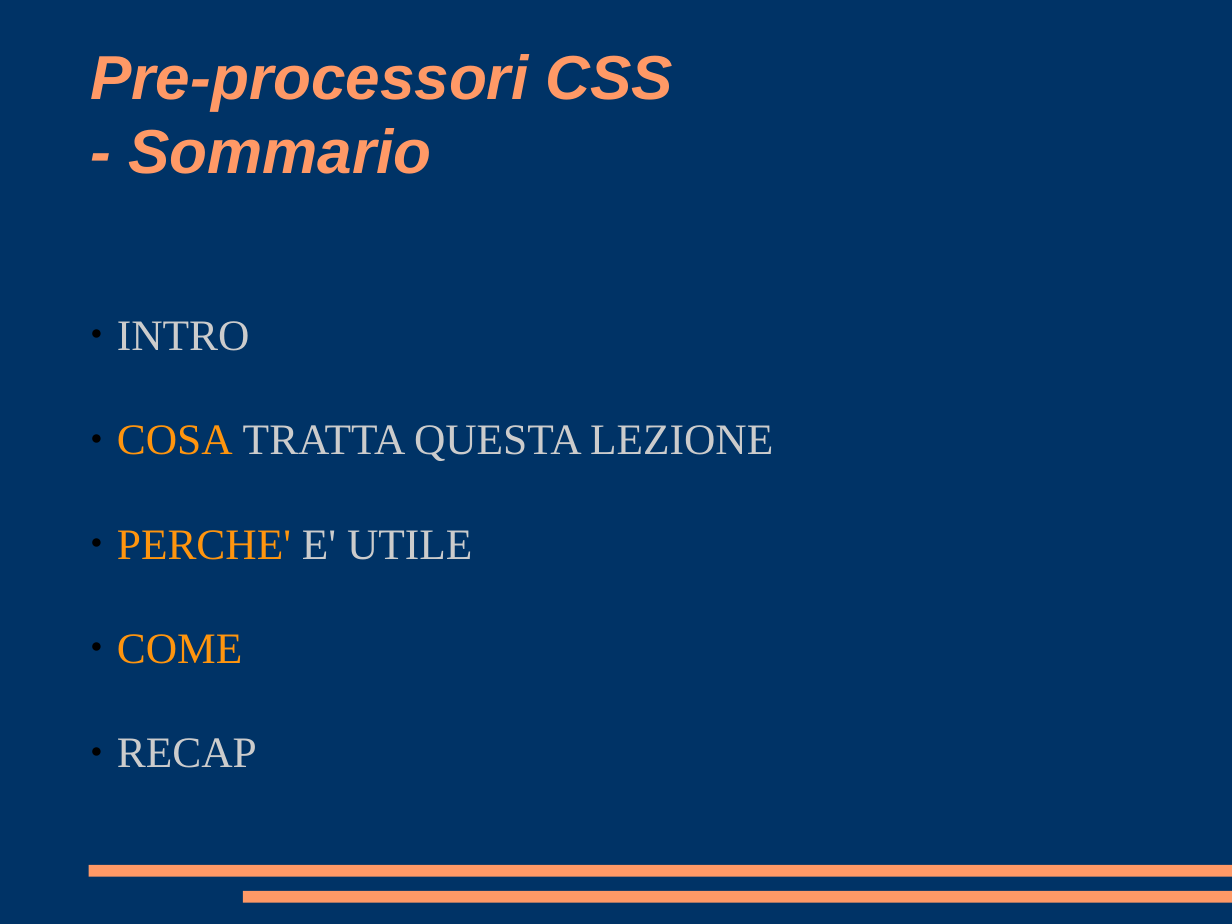
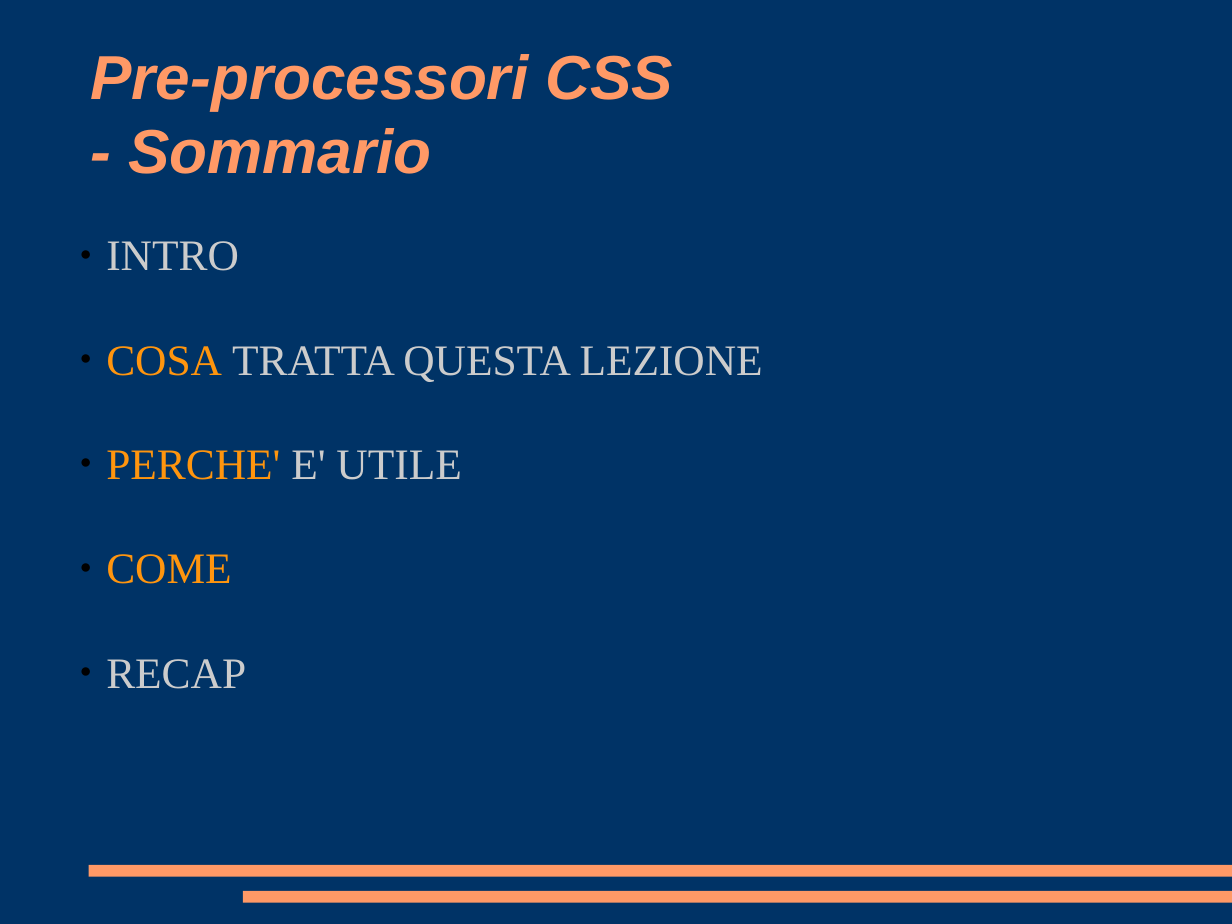
Before and after one commit to pimoGit/boolean-careers-test, a slide deck: slide 2 of video-lezione/presentazione.odp. Drawn at 1232x924 pixels with LibreOffice and Linux fonts; fonts in the diff are those of the drawing. Boxes give left, top, right and bottom in pixels: in the first picture for what was removed or moved away, otherwise in the second. Text is boxed around its words. In the diff, an @@ line names an element or a change of style, - is before the commit and + after.

```diff
--- a/video-lezione/presentazione.odp
+++ b/video-lezione/presentazione.odp
@@ subtitle "INTRO": place and size @@
-subtitle "INTRO" at [117, 321, 773, 768]
+subtitle "INTRO" at [106, 241, 763, 689]
```
Also in this commit, not shown: 4 other slides changed, 5 slides added, 1 other file.
